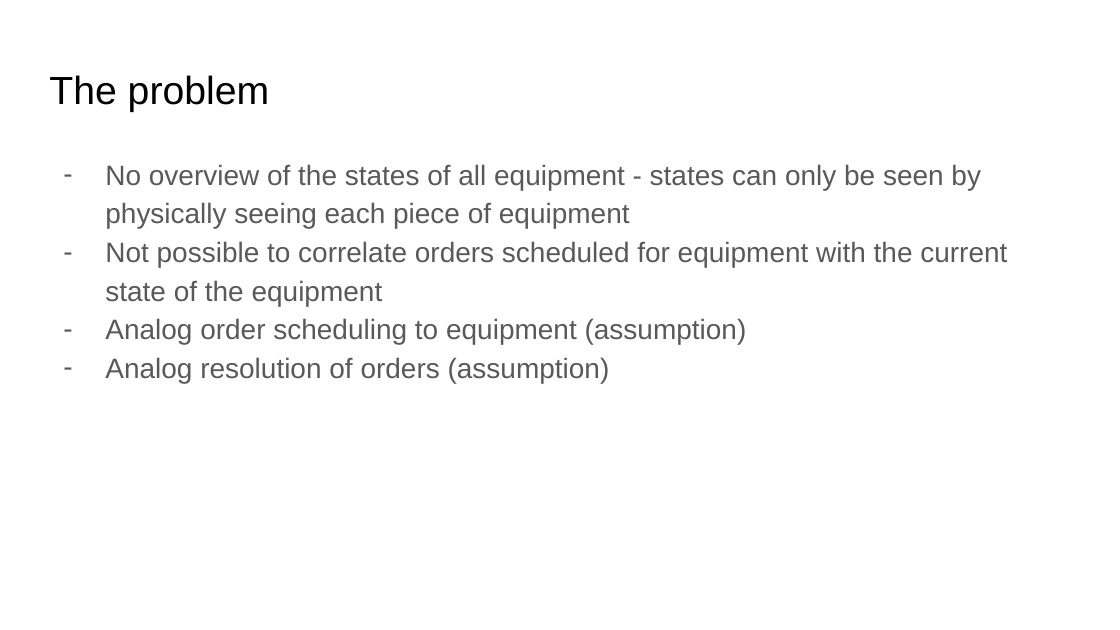
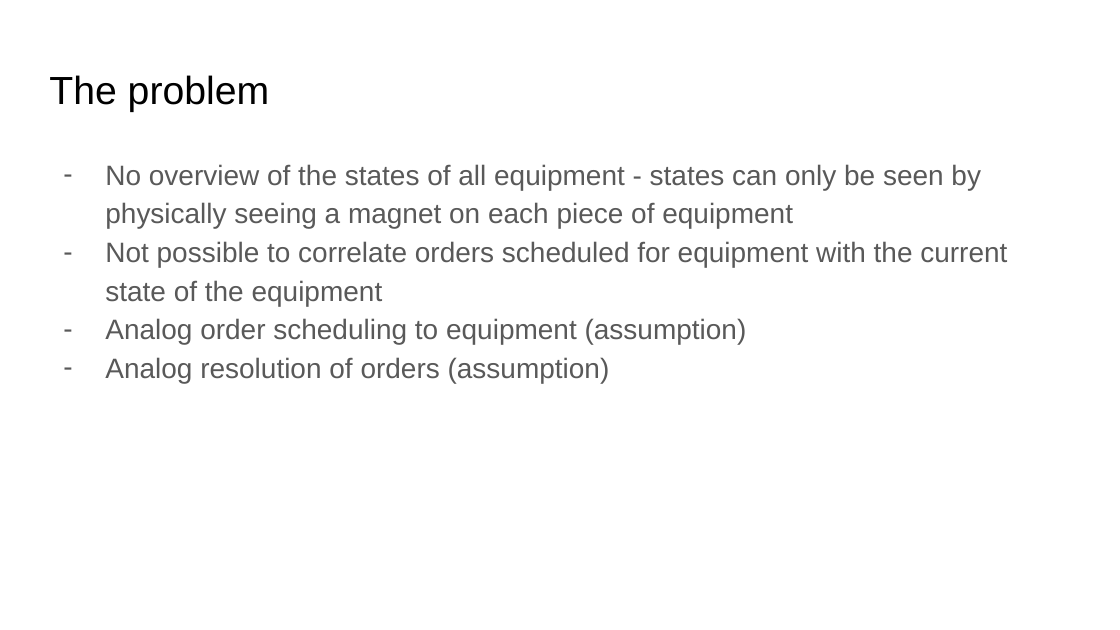
Before and after one commit to lusin-throwaway/RedYellowGreen, a slide deck: slide 3 of slides.pptx (slide 2 before the commit). Drawn at 1120x630 pixels with LibreOffice and Linux fonts; fonts in the diff are those of the drawing. Boxes give left, top, right and bottom in pixels: in the first picture for what was removed or moved away, otherwise in the second. Text is boxed around its words. In the diff, an @@ line names an element or a change of style, - is before the commit and + after.

```diff
--- a/slides.pptx
+++ b/slides.pptx
@@ text at (105, 164, 981, 229): text changed @@
-– No overview of the states of all equipment - states can only be seen by physically seeing each piece of equipment
+– No overview of the states of all equipment - states can only be seen by physically seeing a magnet on each piece of equipment
```
Also in this commit, not shown: 7 other slides changed, 3 slides added.
